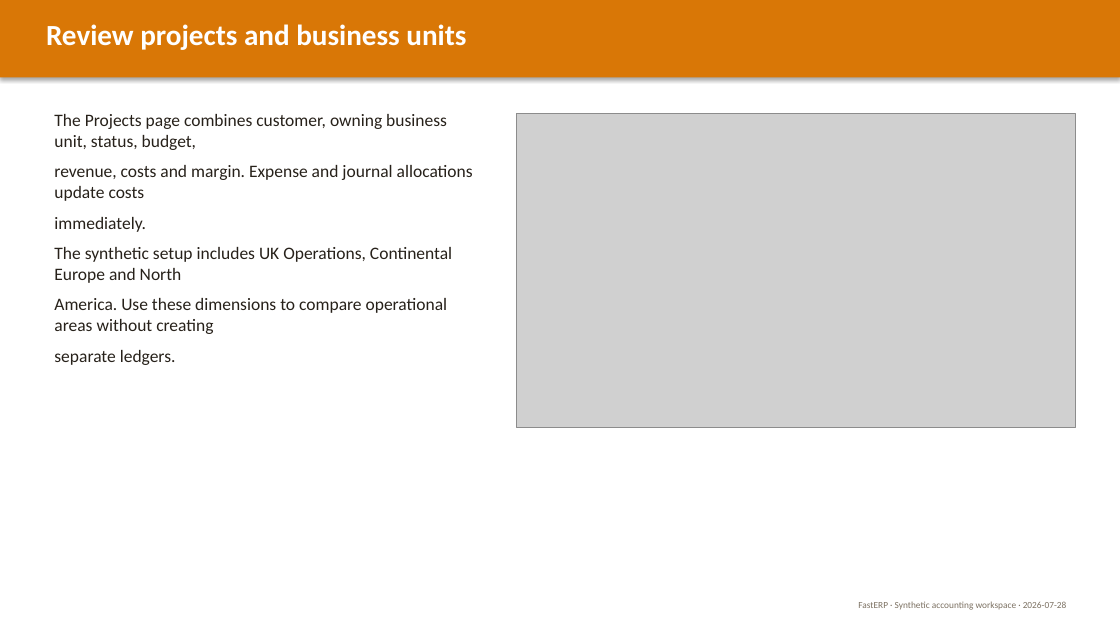
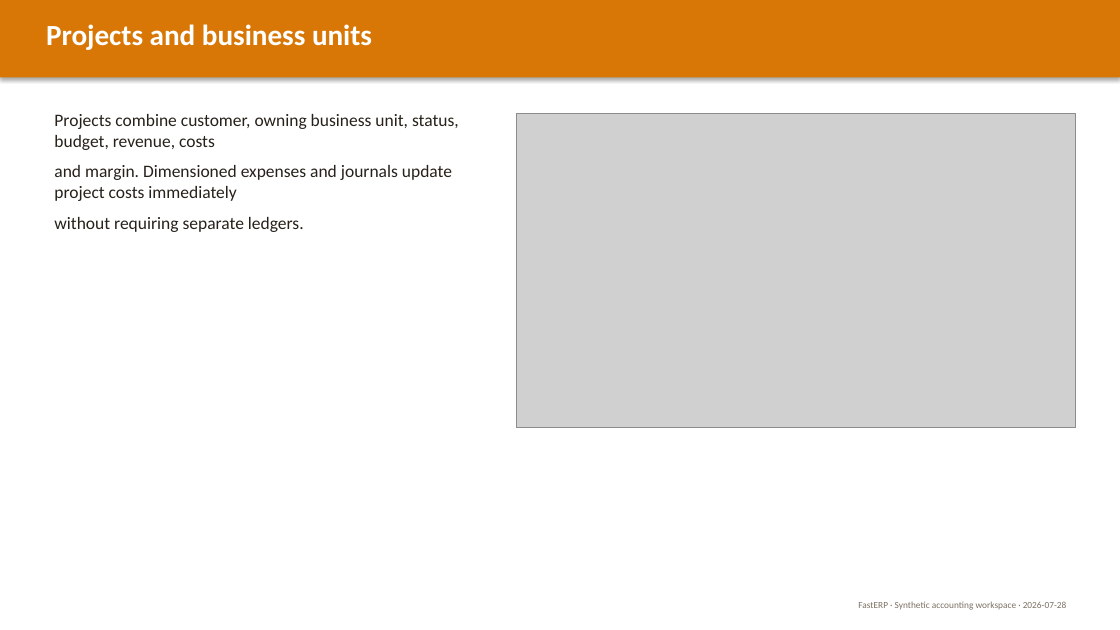
Before and after one commit to predictivelabsai/FastERP, a slide deck: slide 14 of docs/FastERP_user_guide_2026-07-28.pptx (slide 6 before the commit). Drawn at 1120x630 pixels with LibreOffice and Linux fonts; fonts in the diff are those of the drawing; grey boxes stand for pictures. Boxes give left, top, right and bottom in pixels: in the first picture for what was removed or moved away, otherwise in the second. Text is boxed around its words. In the diff, an @@ line names an element or a change of style, - is before the commit and + after.

```diff
--- a/docs/FastERP_user_guide_2026-07-28.pptx
+++ b/docs/FastERP_user_guide_2026-07-28.pptx
@@ text at [46, 24, 372, 50]: text changed @@
-Review projects and business units
+Projects and business units
@@ text at [54, 114, 459, 232]: text changed @@
-The Projects page combines customer, owning business unit, status, budget,
-revenue, costs and margin. Expense and journal allocations update costs
-immediately.
-The synthetic setup includes UK Operations, Continental Europe and North
-America. Use these dimensions to compare operational areas without creating
-separate ledgers.
+Projects combine customer, owning business unit, status, budget, revenue, costs
+and margin. Dimensioned expenses and journals update project costs immediately
+without requiring separate ledgers.
```
Also in this commit, not shown: 8 other slides changed, 8 slides added, 2 slides removed, 27 other files.
